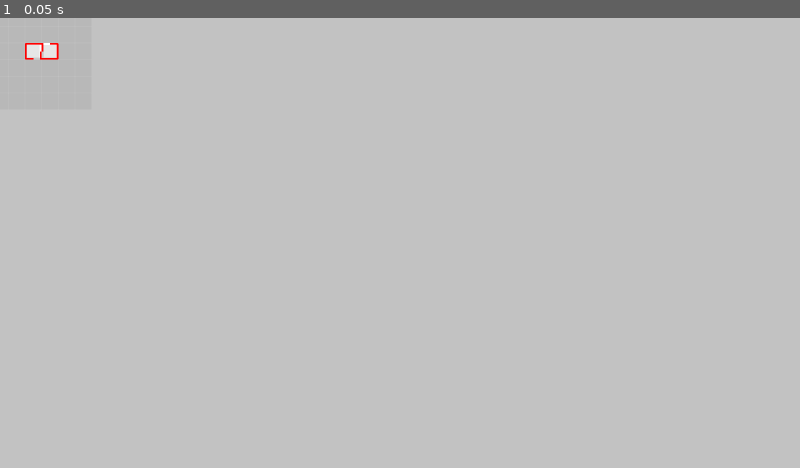
Above: before the commit, frame 1.
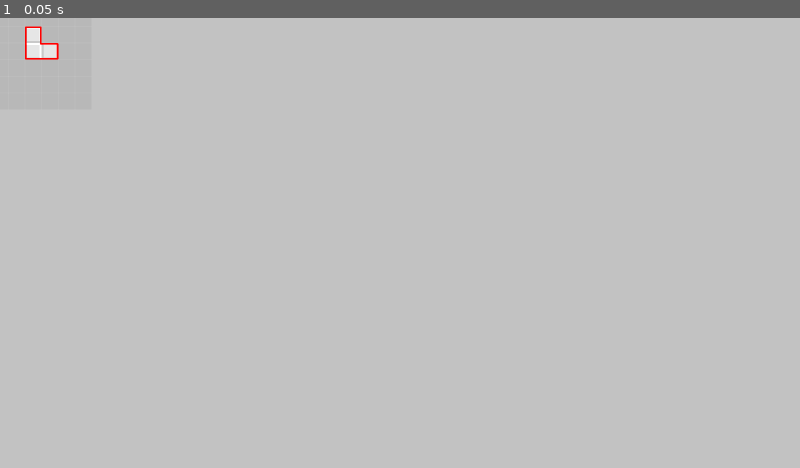
Above: after the commit, the same moment.

Repository: jmpelletier/GRP-Falling-Blocks
Game: Godot game, scene res://Shapes/Test/Test_shape.tscn
Two runs of this game, one before a commit and one after it. Both use one fixed random seed, a clock stepped at 60 frames per second and the inputs below. The project has no main scene, so this scene is started directly.
Inputs:
- Up to frame 1 (0.05 s): no input

The runs differ from the first frame. In frame 1, 0.1% of the frame differs, in the area x 3-7%, y 1-10%.

Commit message:
Fixed shape outlines

Diff:
--- a/Scenes/ShapeOutline.tscn
+++ b/Scenes/ShapeOutline.tscn
@@ -21,15 +21,15 @@
 
 [node name="bottom_right" type="Sprite" parent="."]
 position = Vector2( 10, 10 )
-rotation = 1.57079
+scale = Vector2( 1, -1 )
 texture = ExtResource( 2 )
 
 [node name="bottom_left" type="Sprite" parent="."]
 position = Vector2( -10, 10 )
-rotation = -3.14159
+scale = Vector2( -1, -1 )
 texture = ExtResource( 2 )
 
 [node name="top_left" type="Sprite" parent="."]
 position = Vector2( -10, -10 )
-rotation = -1.57079
+scale = Vector2( -1, 1 )
 texture = ExtResource( 2 )
--- a/Scripts/ShapeOutline.gd
+++ b/Scripts/ShapeOutline.gd
@@ -86,6 +86,11 @@
 	if neighbors[RIGHT] and neighbors[BOTTOM_RIGHT] and neighbors[BOTTOM]:
 		$bottom_right.visible = false
 
+	$top_right.texture = null
+	$top_left.texture = null
+	$bottom_right.texture = null
+	$bottom_left.texture = null
+
 	# Corner type: round
 	if not neighbors[LEFT] and not neighbors[TOP_LEFT] and not neighbors[TOP]:
 		$top_left.texture = round_corner
@@ -136,3 +141,16 @@
 
 	if neighbors[TOP] and not neighbors[LEFT]:
 		$top_left.texture = vertical_corner
+
+	# Corner type: square
+	if not neighbors[TOP] and not neighbors[RIGHT] and neighbors[TOP_RIGHT]:
+		$top_right.texture = square_corner
+
+	if not neighbors[BOTTOM] and not neighbors[RIGHT] and neighbors[BOTTOM_RIGHT]:
+		$bottom_right.texture = square_corner
+
+	if not neighbors[BOTTOM] and not neighbors[LEFT] and neighbors[BOTTOM_LEFT]:
+		$bottom_left.texture = square_corner
+
+	if not neighbors[TOP] and not neighbors[LEFT] and neighbors[TOP_LEFT]:
+		$top_left.texture = square_corner
--- a/Shapes/Test/Test_shape.tscn
+++ b/Shapes/Test/Test_shape.tscn
@@ -18,3 +18,6 @@
 
 [node name="Block2" parent="." index="3" instance=ExtResource( 1 )]
 position = Vector2( 20, -20 )
+
+[node name="Block3" parent="." index="4" instance=ExtResource( 1 )]
+position = Vector2( -20, -60 )
